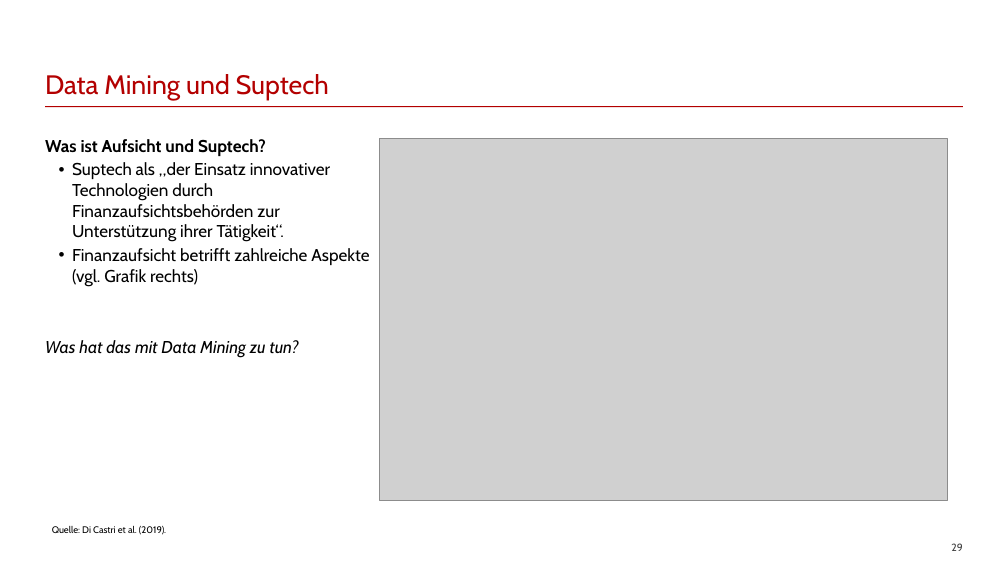
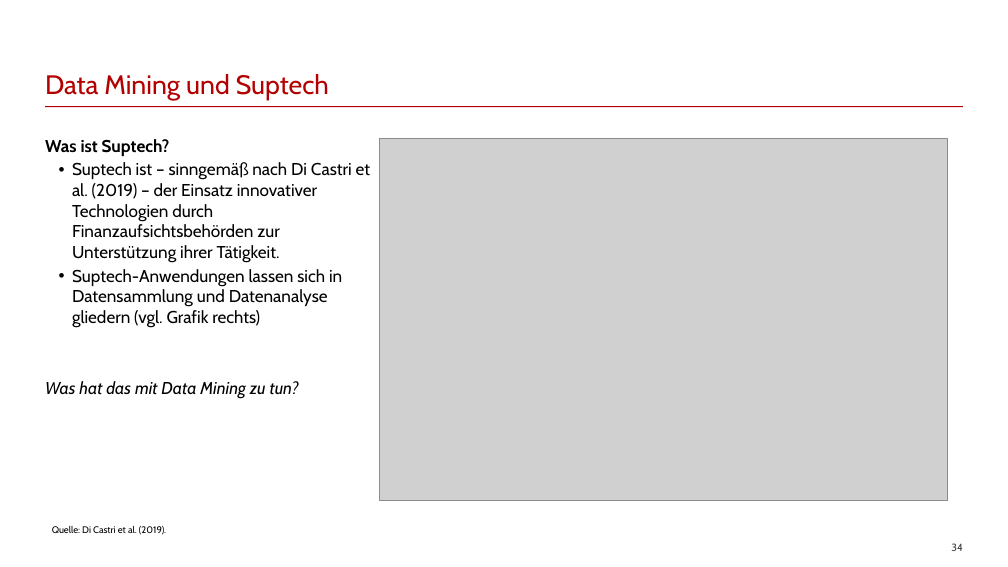
Before and after one commit to franzmohr/intro-data-mining-de, a slide deck: slide 34 of data-mining.odp (slide 29 before the commit). Drawn at 1008x567 pixels with LibreOffice and Linux fonts; fonts in the diff are those of the drawing; grey boxes stand for pictures. Boxes give left, top, right and bottom in pixels: in the first picture for what was removed or moved away, otherwise in the second. Text is boxed around its words. In the diff, an @@ line names an element or a change of style, - is before the commit and + after.

```diff
--- a/data-mining.odp
+++ b/data-mining.odp
@@ text at box(45, 139, 371, 328): text changed @@
-Was ist Aufsicht und Suptech?
-• Suptech als „der Einsatz innovativer Technologien durch Finanzaufsichtsbehörden zur Unterstützung ihrer Tätigkeit“.
-• Finanzaufsicht betrifft zahlreiche Aspekte (vgl. Grafik rechts)
+Was ist Suptech?
+• Suptech ist – sinngemäß nach Di Castri et al. (2019) – der Einsatz innovativer Technologien durch Finanzaufsichtsbehörden zur Unterstützung ihrer Tätigkeit.
+• Suptech-Anwendungen lassen sich in Datensammlung und Datenanalyse gliedern (vgl. Grafik rechts)
@@ page number at box(951, 543, 963, 551): text changed @@
-29
+34
```
Also in this commit, not shown: 24 other slides changed, 5 slides added, 8 other files.
